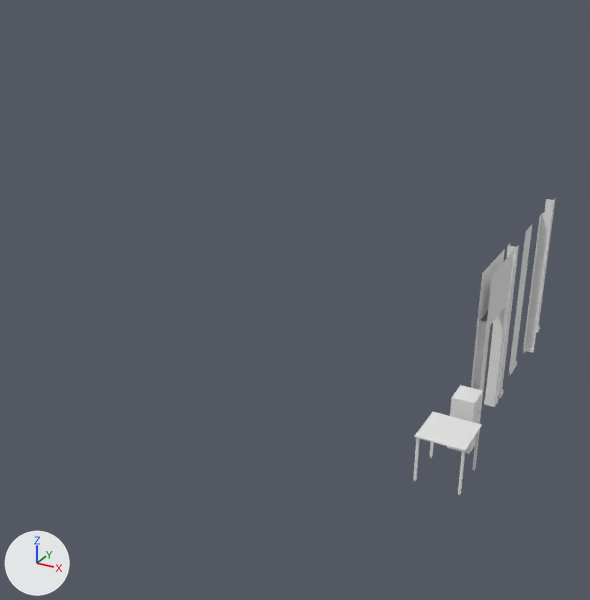
An edit to the glTF model assets/models/interior/big-interior-set.glb, drawn before and after from the same camera.
Before and after are seen from a 50 mm camera at (3.15, -14.72, 7.85) aimed at (-2.4, -4.62, 2.8). Lighting does not change. The marker at lower left points along +X, +Y and +Z.

Names of what the first picture shows: 'FilingCabinet', 'InteriorWall', 'InteriorWallCorner', 'InteriorWallSmallBend', 'InteriorWallStandardDoorframe', 'Table'.
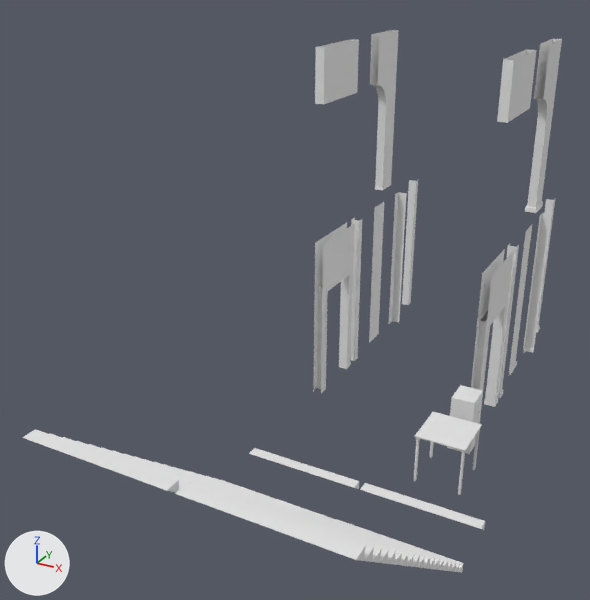
Where the change shows, as pixel boxes [x1, y1, x2, y2] in the pictures (590 x 600 px):
'Staircase', added: after [175, 483, 464, 573]
'OfficeWallStandardDoorframe.001', added: after [313, 223, 355, 393]
'StaircaseSharp', added: after [22, 429, 330, 518]
'OfficeArch', added: after [370, 30, 399, 190]
'WallArch', added: after [525, 39, 562, 213]
'OfficeFloatingWall', added: after [315, 39, 359, 105]
'WallPieceFloating', added: after [497, 49, 537, 123]
'OfficeWallCorner.001', added: after [389, 192, 407, 323]
'OfficeWall.001', added: after [369, 202, 384, 343]
'StaircaseSingleStep', added: after [360, 483, 485, 530]
'OfficeWallEdge.001', added: after [402, 180, 418, 305]
'OfficeWall.002', added: after [351, 218, 362, 361]
'StaircaseSharpSingleStep', added: after [249, 448, 359, 489]

Patch to the scene script:
```diff
--- a/assets/models/interior/big-interior-set.glb.py
+++ b/assets/models/interior/big-interior-set.glb.py
@@ me_staircasesharpsinglestepmesh @@
+me_staircasesharpsinglestepmesh.from_pydata([(-0.95, 0.0, 0.0), (0.95, 0.0, 0.0), (-0.95, -0.19, 0.16), (0.95, -0.19, 0.16), (-0.95, 0.0, 0.16), (-0.95, 0.0, 0.15), (0.95, 0.0, 0.15), (0.95, 0.0, 0.16)], [], [(4, 7, 6), (4, 6, 5), (0, 2, 4), (0, 4, 5), (7, 4, 2), (7, 2, 3), (0, 5, 6), (0, 6, 1), (1, 6, 7), (1, 7, 3)])
@@ me_interiorwallstandarddoorframemesh_005 @@
+me_interiorwallstandarddoorframemesh_005.from_pydata([(0.078, 0.653, 3.0), (0.078, -0.653, 3.0), (0.078, -0.653, 2.107), (0.078, 0.653, 2.107), (-0.078, 0.653, 3.0), (-0.078, -0.653, 3.0), (-0.078, -0.653, 2.107), (-0.078, 0.653, 2.107)], [], [(3, 0, 1), (3, 1, 2), (7, 6, 5), (7, 5, 4), (3, 7, 4), (3, 4, 0), (3, 2, 6), (3, 6, 7), (2, 1, 5), (2, 5, 6)])
@@ ob_staircasesharpsinglestep @@
+ob_staircasesharpsinglestep = bpy.data.objects.new('StaircaseSharpSingleStep', me_staircasesharpsinglestepmesh)
+ob_staircasesharpsinglestep.location = (-2.0, -5.0, 0.0)
@@ ob_staircasesinglestep @@
+ob_staircasesinglestep = bpy.data.objects.new('StaircaseSingleStep', me_staircasesinglestepmesh)  # 16 vertices, 26 faces; spans x -0.95..0.95, y -0.19..0.01, z 0.0..0.16
+ob_staircasesinglestep.location = (0.0, -5.0, 0.0)
@@ ob_officearch @@
+ob_officearch = bpy.data.objects.new('OfficeArch', me_interiorwallmesh_007)  # 48 vertices, 82 faces; spans x -0.08..0.08, y -0.45..0.45, z 0.0..3.0
+ob_officearch.location = (-3.03, -0.01, 3.3)
@@ ob_officefloatingwall @@
+ob_officefloatingwall = bpy.data.objects.new('OfficeFloatingWall', me_interiorwallstandarddoorframemesh_005)
+ob_officefloatingwall.location = (-3.03, -2.0, 3.3)
@@ ob_wallarch @@
+ob_wallarch = bpy.data.objects.new('WallArch', me_interiorwallstandarddoorframemesh_003)  # 100 vertices, 160 faces; spans x -0.1..0.1, y -0.45..0.45, z 0.0..3.0
+ob_wallarch.location = (0.0, -0.01, 3.3)
@@ ob_wallpiecefloating @@
+ob_wallpiecefloating = bpy.data.objects.new('WallPieceFloating', me_interiorwallstandarddoorframemesh_005.copy())
+ob_wallpiecefloating.location = (0.0, -2.0, 3.3)
@@ ob_officewall_002 @@
+ob_officewall_002 = bpy.data.objects.new('OfficeWall.002', me_interiorwallmesh_004)  # 28 vertices, 48 faces; spans x -0.08..0.08, y -1.16..-1.0, z 0.0..3.0
+ob_officewall_002.location = (-3.0, 0.0, 0.0)
@@ ob_officewallstandarddoorframe_001 @@
+ob_officewallstandarddoorframe_001 = bpy.data.objects.new('OfficeWallStandardDoorframe.001', me_interiorwallstandarddoorframemesh_001)  # 84 vertices, 120 faces; spans x -0.09..0.09, y -0.65..0.65, z 0.0..3.0
+ob_officewallstandarddoorframe_001.location = (-3.0, -2.0, 0.0)
@@ ob_officewallcorner_001 @@
+ob_officewallcorner_001 = bpy.data.objects.new('OfficeWallCorner.001', me_interiorwallcornermesh_001)  # 21 vertices, 26 faces; spans x 0.0..0.18, y -0.18..0.0, z 0.0..3.0
+ob_officewallcorner_001.location = (-3.0, 1.0, 0.0)
@@ ob_officewalledge_001 @@
+ob_officewalledge_001 = bpy.data.objects.new('OfficeWallEdge.001', me_interiorwalledgemesh_001)  # 21 vertices, 26 faces; spans x -0.16..0.01, y -0.01..0.16, z 0.0..3.0
+ob_officewalledge_001.location = (-3.0, 2.0, 0.0)
@@ ob_officewall_001 @@
+ob_officewall_001 = bpy.data.objects.new('OfficeWall.001', me_interiorwallmesh_001)  # 14 vertices, 20 faces; spans x 0.0..0.01, y -0.25..0.25, z 0.0..3.0
+ob_officewall_001.location = (-3.0, 0.0, 0.0)
@@ ob_staircasesharp @@
+ob_staircasesharp = bpy.data.objects.new('StaircaseSharp', me_staircasemesh_001)  # 116 vertices, 190 faces; spans x -0.95..0.95, y -3.63..0.0, z 0.0..3.01
+ob_staircasesharp.location = (-2.0, -6.0, 0.0)
@@ ob_staircase @@
+ob_staircase = bpy.data.objects.new('Staircase', me_staircasemesh)  # 268 vertices, 494 faces; spans x -0.95..0.95, y -3.63..0.01, z 0.0..3.01
+ob_staircase.location = (0.0, -6.0, 0.0)
```
